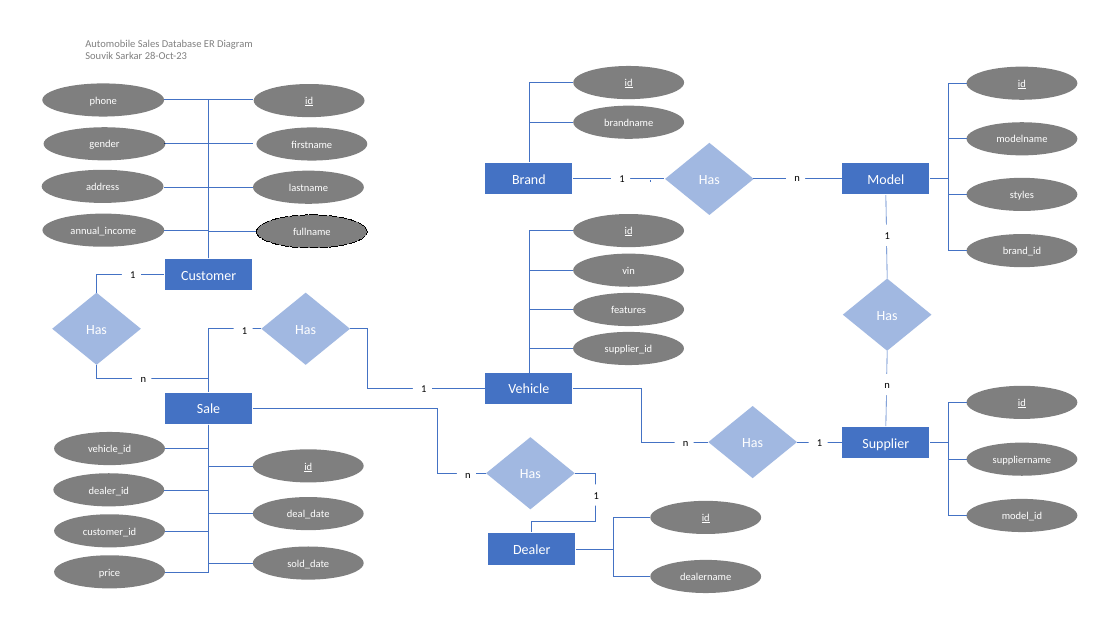
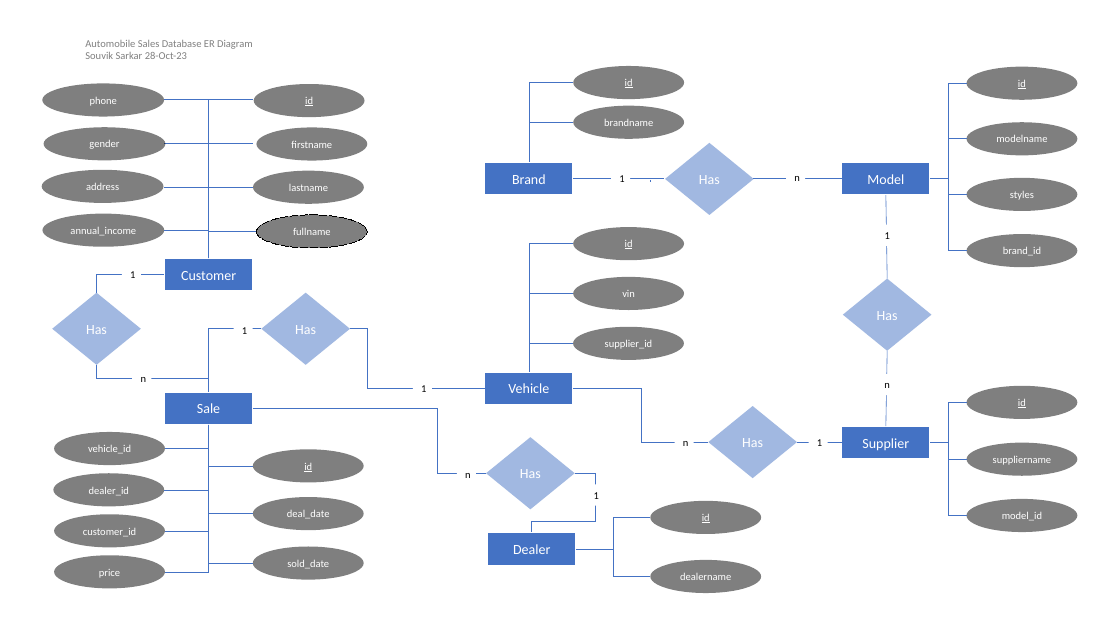
Before and after one commit to souviks22/automobile-sales, a slide deck: slide 1 of er/ER Diagram.pptx. Drawn at 1120x630 pixels with LibreOffice and Linux fonts; fonts in the diff are those of the drawing. Boxes give left, top, right and bottom in pixels: in the first picture for what was removed or moved away, otherwise in the second. Text is boxed around its words. In the diff, an @@ line names an element or a change of style, - is before the commit and + after.

```diff
--- a/er/ER Diagram.pptx
+++ b/er/ER Diagram.pptx
@@ ellipse "id": place and size @@
-ellipse "id" at [573, 214, 684, 247]
+ellipse "id" at [573, 227, 684, 260]
@@ elbow line moved from (529, 372) - (573, 231) to (529, 372) - (573, 244) @@
@@ elbow line moved from (529, 372) - (573, 271) to (529, 372) - (573, 293) @@
@@ ellipse "vin": place and size @@
-ellipse "vin" at [573, 254, 684, 287]
+ellipse "vin" at [573, 277, 684, 310]
@@ ellipse removed at [573, 293, 684, 326] @@
-features
@@ elbow line removed from (529, 372) to (573, 309) @@
@@ ellipse "supplier_id": place and size @@
-ellipse "supplier_id" at [573, 332, 684, 365]
+ellipse "supplier_id" at [573, 327, 684, 360]
@@ elbow line moved from (529, 372) - (573, 349) to (529, 367) - (573, 344) @@
```
Also in this commit, not shown: 1 other file.
